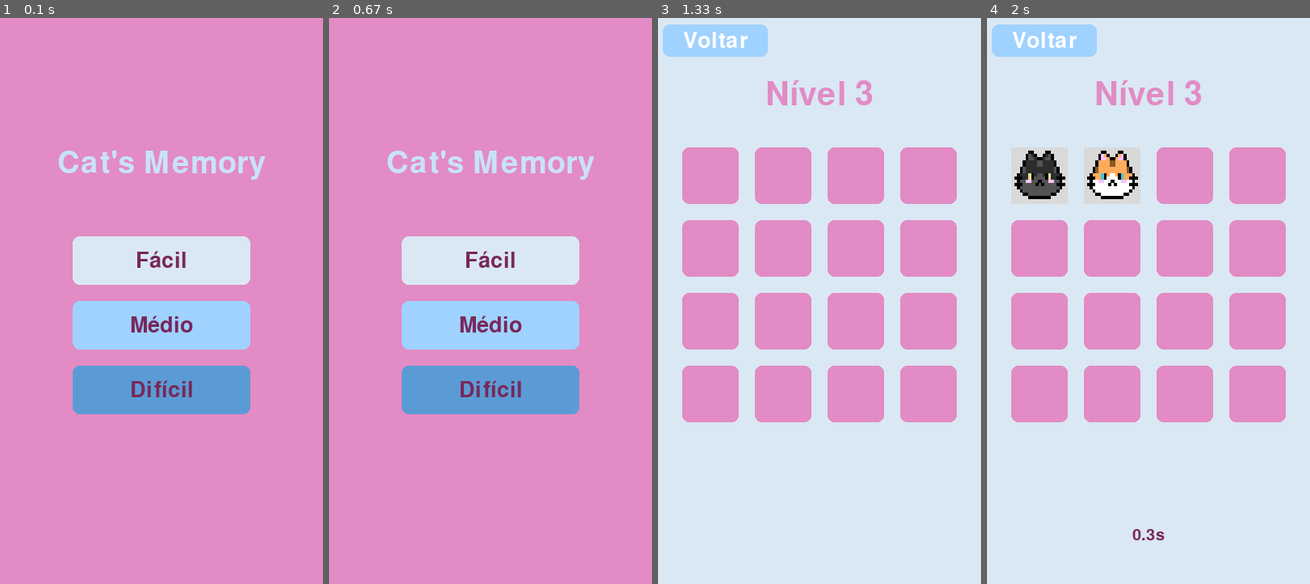
Above: before the commit, frames 1-4 (left to right).
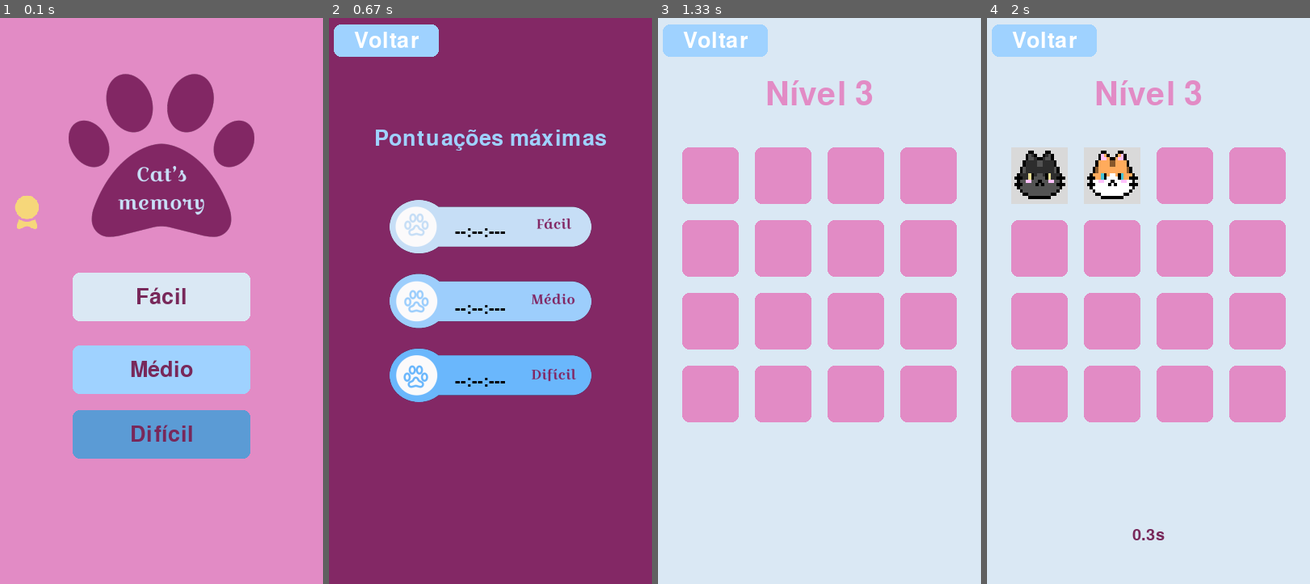
Above: after the commit, the same moments.

Repository: louisechacon/jogo_pygame
Game: pygame game, started from joguinho.py
The game is run twice, just before and just after one commit, with the same random seed, the same clock (stepped at 60 frames per second) and the same inputs.
Inputs (mouse positions are in pixels of both pictures, inside the frame that each line leads up to):
- Up to frame 1 (0.1 s): no input
- Up to frame 2 (0.67 s): click (354, 210) at 0.38 s
- Up to frame 3 (1.33 s): click (716, 40) at 0.72 s, where only the run after the commit has a clickable "Voltar"; click "Difícil" at 1.05 s
- Up to frame 4 (2 s): click (1038, 176) at 1.38 s; click (1112, 176) at 1.72 s

The runs differ from the first frame. In frame 1, 30% of the frame differs, in the area x 4-82%, y 9-78%; in frame 2, 97%, in the area x 0-100%, y 0-100%; in frame 3, nothing differs; in frame 4, nothing differs.

Commit message:
Adiciona tela de recordes

Diff:
--- a/joguinho.py
+++ b/joguinho.py
@@ -4,6 +4,11 @@
 import sys
 
 pygame.init()
+
+tempo = 0
+recordes = [None, None, None]
+
+clock = pygame.time.Clock()
 
 altura_tela = 700
 largura_tela = 400
@@ -15,14 +20,12 @@
 altura_botao = 60
 largura_botao = 220
 x_inicial_botao = 90
-botao_facil = pygame.Rect(x_inicial_botao, 270, largura_botao, altura_botao)
-botao_medio = pygame.Rect(x_inicial_botao, 350, largura_botao, altura_botao)
-botao_dificil = pygame.Rect(x_inicial_botao, 430, largura_botao, altura_botao)
+botao_facil = pygame.Rect(x_inicial_botao, 315, largura_botao, altura_botao)
+botao_medio = pygame.Rect(x_inicial_botao, 405, largura_botao, altura_botao)
+botao_dificil = pygame.Rect(x_inicial_botao, 485, largura_botao, altura_botao)
 
 tela = pygame.display.set_mode((largura_tela, altura_tela))
 pygame.display.set_caption("Cat's Memory")
-
-clock = pygame.time.Clock()
 
 pygame.font.init()
 fonte_nivel = pygame.font.SysFont(None, 60)
@@ -31,7 +34,8 @@
 fonte_cronometro = pygame.font.SysFont(None, 30)
 fonte_bom = pygame.font.SysFont(None, 60)
 fonte_novamente = pygame.font.SysFont(None, 30)
-
+fonte_recordes = pygame.font.SysFont(None, 30)
+fonte_pontuacoes = pygame.font.SysFont(None, 40)
 
 imagens_gatinhos = []
 
@@ -39,11 +43,25 @@
     img = pygame.image.load(f'imagens/gatinho{i}.png').convert_alpha()
     imagens_gatinhos.append(img)
 
+logo_img = pygame.image.load("imagens/logo.png").convert_alpha()
+logo_img = pygame.transform.smoothscale(logo_img, (230, 230))
+logo_rect = logo_img.get_rect(center=(largura_tela // 2, 170))
+
+medalha_img = pygame.image.load("imagens/medalha.png").convert_alpha()
+medalha_img = pygame.transform.scale(medalha_img, (50, 50))
+medalha_rect = medalha_img.get_rect(topleft=(8, 215))
+
+recordes_img = pygame.image.load("imagens/recordes.png").convert_alpha()
+recordes_img = pygame.transform.smoothscale(recordes_img, (250, 250))
+recordes_rect = recordes_img.get_rect(center=(largura_tela // 2, 350))
+
 tela_menu = 0
 tela_jogo = 1
 tela_final = 2
+tela_recordes = 3
 estado_tela = tela_menu
 
+nivel = 1
 linhas = 0
 colunas = 0
 lista_ids = []
@@ -83,9 +101,9 @@
 
     return linhas, colunas, texto_nivel, lista_ids, cartas_viradas, cartas_escolhidas
 
-def desenhar_botao_voltar():
+def desenhar_botao_voltar(cor):
     botao_voltar = pygame.Rect(6, 8, 130, 40)
-    pygame.draw.rect(tela, (218, 232, 244), botao_voltar, border_radius=8)
+    pygame.draw.rect(tela, (cor), botao_voltar, border_radius=8)
 
     texto_voltar = fonte_botao.render("Voltar", True, (255, 255, 255))
     tela.blit(texto_voltar, texto_voltar.get_rect(center=botao_voltar.center))
@@ -101,12 +119,8 @@
 
     return botao_reiniciar
 
-
 def desenhar_menu():
     tela.fill((226, 139, 197))
-
-    titulo = fonte_titulo.render("Cat's Memory", True, (201, 226, 249))
-    tela.blit(titulo, titulo.get_rect(center=(largura_tela // 2, 180)))
 
     pygame.draw.rect(tela, (218, 232, 244), botao_facil, border_radius = 8)
     pygame.draw.rect(tela, (159, 210, 255), botao_medio, border_radius= 8)
@@ -116,9 +130,13 @@
     texto_medio = fonte_botao.render("Médio", True, (120, 40, 90))
     texto_dificil = fonte_botao.render("Difícil", True, (120, 40, 90))
 
+    tela.blit(logo_img, logo_rect)
+
     tela.blit(texto_facil, texto_facil.get_rect(center = botao_facil.center))
     tela.blit(texto_medio, texto_medio.get_rect(center = botao_medio.center))
     tela.blit(texto_dificil, texto_dificil.get_rect(center = botao_dificil.center))
+
+    tela.blit(medalha_img, medalha_rect)
 
 def desenhar_final():
     tela.fill((159,210,255))
@@ -131,30 +149,102 @@
     rect_patinha = patinha.get_rect(center=(largura_tela // 2, 350))
     tela.blit(patinha, rect_patinha)
 
+def desenhar_recordes():
+    tela.fill((131, 40, 101))
+
+    texto_pontuacoes = fonte_pontuacoes.render("Pontuações máximas", True, (159, 210, 255))
+    tela.blit(texto_pontuacoes, texto_pontuacoes.get_rect(center=(largura_tela // 2, 150)))
+
+    tela.blit(recordes_img, recordes_rect)
+
+    facil = fonte_recordes.render(
+        f"{formatar_tempo(recordes[0])}", True, (0, 0, 0))
+
+    medio = fonte_recordes.render(
+        f"{formatar_tempo(recordes[1])}", True, (0, 0, 0))
+
+    dificil = fonte_recordes.render(
+        f"{formatar_tempo(recordes[2])}", True, (0, 0, 0))
+
+    x_tempo = recordes_rect.centerx - 13
+    y_facil = recordes_rect.top + 40
+    y_medio = recordes_rect.top + 135
+    y_dificil = recordes_rect.top + 225
+
+    tela.blit(facil, facil.get_rect(center=(x_tempo, y_facil)))
+    tela.blit(medio, medio.get_rect(center=(x_tempo, y_medio)))
+    tela.blit(dificil, dificil.get_rect(center=(x_tempo, y_dificil)))
+
+def formatar_tempo(tempo_total_em_mili):
+    if tempo_total_em_mili is None:
+        return "--:--:---"
+
+    tempo_em_segundos = tempo_total_em_mili // 1000
+    resto_em_mili = tempo_total_em_mili % 1000
+
+    minutos = tempo_em_segundos // 60
+    resto_em_seg = tempo_em_segundos % 60
+
+    return f"{minutos:02d}:{resto_em_seg:02d}:{resto_em_mili:03d}"
+
+def salvar_recordes():
+    global recordes
+    with open("recordes.csv", "w") as arquivo:
+        arquivo.write(",".join(map(str, recordes)))
+
+def converter_texto_para_recorde(texto):
+    try:
+        return int(texto)
+    except ValueError:
+        return None
+
+def carregar_recordes():
+    global recordes
+    try:
+        with open("recordes.csv", "r") as arquivo:
+            linha = arquivo.readline()
+            recordes = list(map(converter_texto_para_recorde, linha.split(",")))
+            if len(recordes) < 3:
+                recordes = [None, None, None]
+    except FileNotFoundError:
+        pass
+
+carregar_recordes()
+
 while True:
     tempo = pygame.time.get_ticks()
     pos_mouse = pygame.mouse.get_pos()
 
     for event in pygame.event.get():
+
         if event.type == QUIT:
             pygame.quit()
             sys.exit()
 
         if estado_tela == tela_menu and event.type == MOUSEBUTTONDOWN:
-            if botao_facil.collidepoint(event.pos):
-                nivel = 1
-            elif botao_medio.collidepoint(event.pos):
-                nivel = 2
-            elif botao_dificil.collidepoint(event.pos):
-                nivel = 3
-            else:
-                continue
-
-            linhas, colunas, texto_nivel, lista_ids, cartas_viradas, cartas_escolhidas = iniciar_jogo(nivel)
-            estado_tela = tela_jogo
+
+            if (botao_facil.collidepoint(event.pos) or
+            botao_medio.collidepoint(event.pos) or
+            botao_dificil.collidepoint(event.pos)):
+
+                if botao_facil.collidepoint(event.pos):
+                    nivel = 1
+                elif botao_medio.collidepoint(event.pos):
+                    nivel = 2
+                else:
+                    nivel = 3
+
+                linhas, colunas, texto_nivel, lista_ids, cartas_viradas, cartas_escolhidas = iniciar_jogo(nivel)
+                tempo_inicio = pygame.time.get_ticks()
+                estado_tela = tela_jogo
+
+            elif medalha_rect.collidepoint(event.pos):
+                estado_tela = tela_recordes
 
         elif estado_tela == tela_jogo and event.type == MOUSEBUTTONDOWN:
-            desenhar_botao_voltar()
+
+            desenhar_botao_voltar((218, 232, 244))
+
             if botao_voltar.collidepoint(event.pos):
                 estado_tela = tela_menu
 
@@ -181,6 +271,10 @@
             if botao_reiniciar.collidepoint(event.pos):
                 estado_tela = tela_menu
 
+        elif estado_tela == tela_recordes and event.type == MOUSEBUTTONDOWN:
+            if botao_voltar.collidepoint(event.pos):
+                estado_tela = tela_menu
+
     if len(cartas_escolhidas) == 2 and tempo > timer_espera:
         id1 = lista_ids[cartas_escolhidas[0]]
         id2 = lista_ids[cartas_escolhidas[1]]
@@ -190,6 +284,13 @@
             cartas_resolvidas[cartas_escolhidas[1]] = True
 
             if all(cartas_resolvidas):
+                tempo_fim = pygame.time.get_ticks()
+                tempo_total = (tempo_fim - tempo_inicio)
+
+                if recordes[nivel - 1] is None or tempo_total < recordes[nivel-1]:
+                    recordes[nivel-1] = tempo_total
+                    salvar_recordes()
+
                 estado_tela = tela_final
 
         else:
@@ -197,7 +298,6 @@
             cartas_viradas[cartas_escolhidas[1]] = False
 
         cartas_escolhidas = []
-
 
     if estado_tela == tela_menu:
         desenhar_menu()
@@ -219,9 +319,7 @@
             texto_cronometro= fonte_cronometro.render(f"{tempo_visto:.1f}s", True, (120, 40, 90))
             tela.blit(texto_cronometro, texto_cronometro.get_rect(center=(largura_tela // 2, 640)))
 
-
         for i in range(len(lista_ids)):
-
             if cartas_resolvidas[i]: continue
 
             col = i % colunas
@@ -240,5 +338,9 @@
         desenhar_final()
         botao_reiniciar = botao_novamente()
 
+    elif estado_tela == tela_recordes:
+        desenhar_recordes()
+        botao_voltar = desenhar_botao_voltar((159, 210, 255))
+
     pygame.display.update()
     clock.tick(60)
Binary file added: Imagens/logo.png
Binary file added: Imagens/medalha.png
Binary file added: Imagens/recordes.png
Not shown, changed: .gitignore
